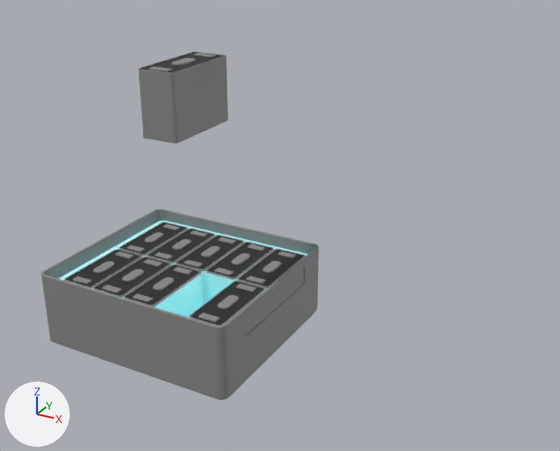
One commit to the glTF model car.glb: the scene before it, then after it.
One viewpoint serves both versions: a camera (50 mm lens) standing at (4.82, -6.53, 4.7) and looking at (1.36, -0.24, 1.56). The lights are fixed; the arrows at lower left show +X, +Y and +Z. The first picture is the older version. Both versions are drawn at frame 14 of the action 'Move_Up_Down.001'; the numbers are the values there.

The first picture shows 'Cube', 'case', 'pack001', 'pack002', 'pack003', 'pack004', 'pack005', 'pack006', 'pack007', 'pack008', 'pack009', 'pack010'.
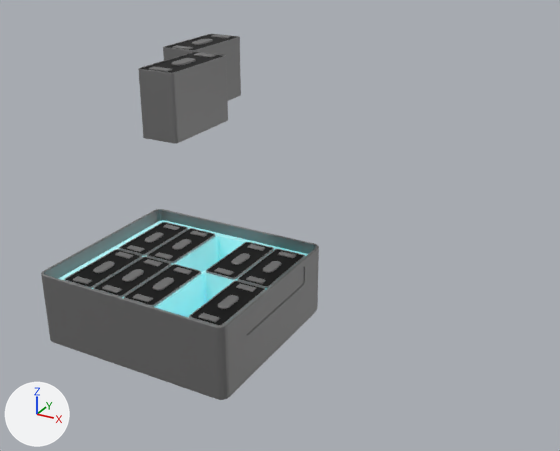
Where the change shows, as pixel boxes (x1, y1, x2, y2) in the pictures (560 x 451 px):
'case', surface changed (darker)
    both: (41, 209, 318, 400)
'pack008', surface changed, moved
    before: (176, 235, 244, 271)
    after: (163, 34, 241, 101)
'pack001', surface changed (darker)
    both: (189, 281, 265, 326)
'pack003', surface changed (grey to black)
    both: (124, 264, 201, 307)
'pack004', surface changed (darker)
    both: (94, 257, 171, 298)
'pack005', surface changed
    both: (64, 249, 142, 289)
'pack010', surface changed (grey to black)
    both: (238, 249, 305, 288)
'pack009', surface changed
    both: (206, 242, 274, 280)
'pack007', surface changed
    both: (147, 228, 215, 263)
'pack006', surface changed
    both: (119, 222, 188, 256)

Edits to the bpy script that builds the scene:
```text
Change mat_material_001:
    mat_material_001.metallic: 0.2 -> 0.843
Change mat_rubber_003:
    mat_rubber_003.metallic: 0.2 -> 1.0
Change ob_pack008:
    ob_pack008.location: (0.0, 0.0, 0.0) -> (0.0, 0.0, 2.5)
```
